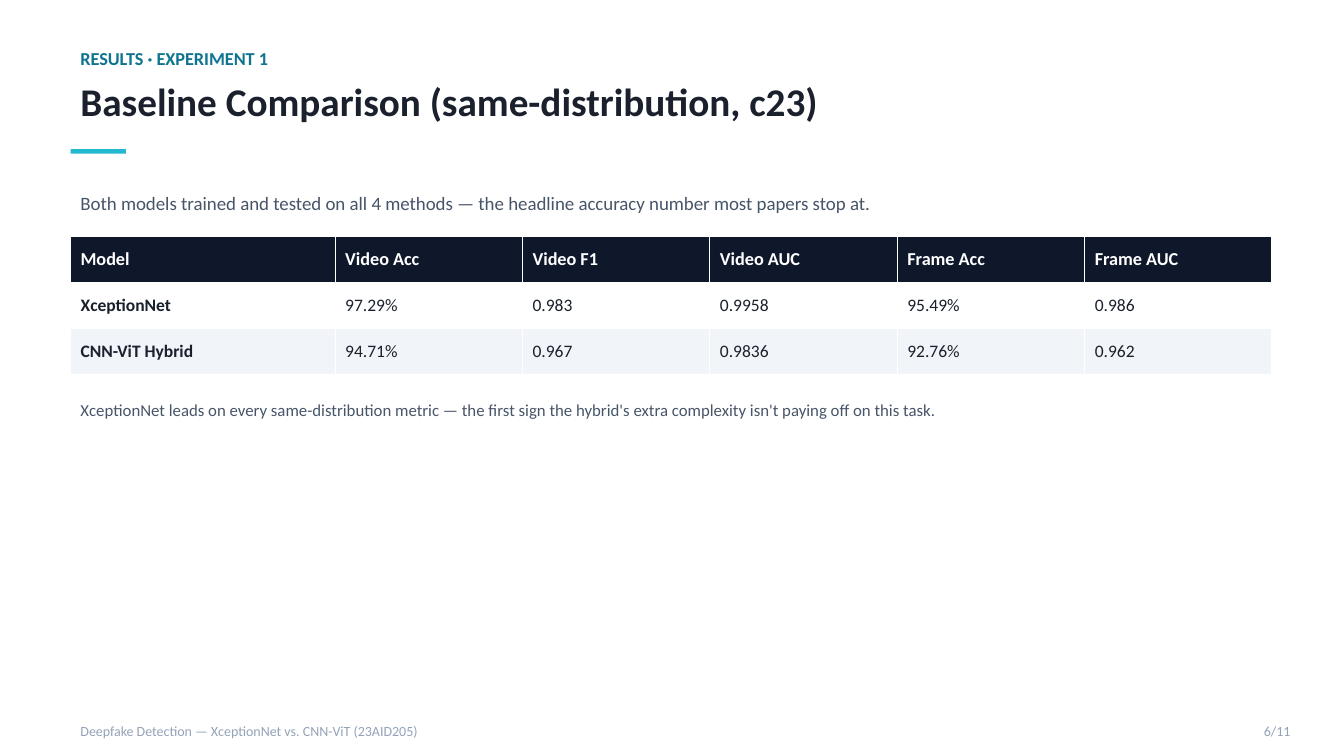
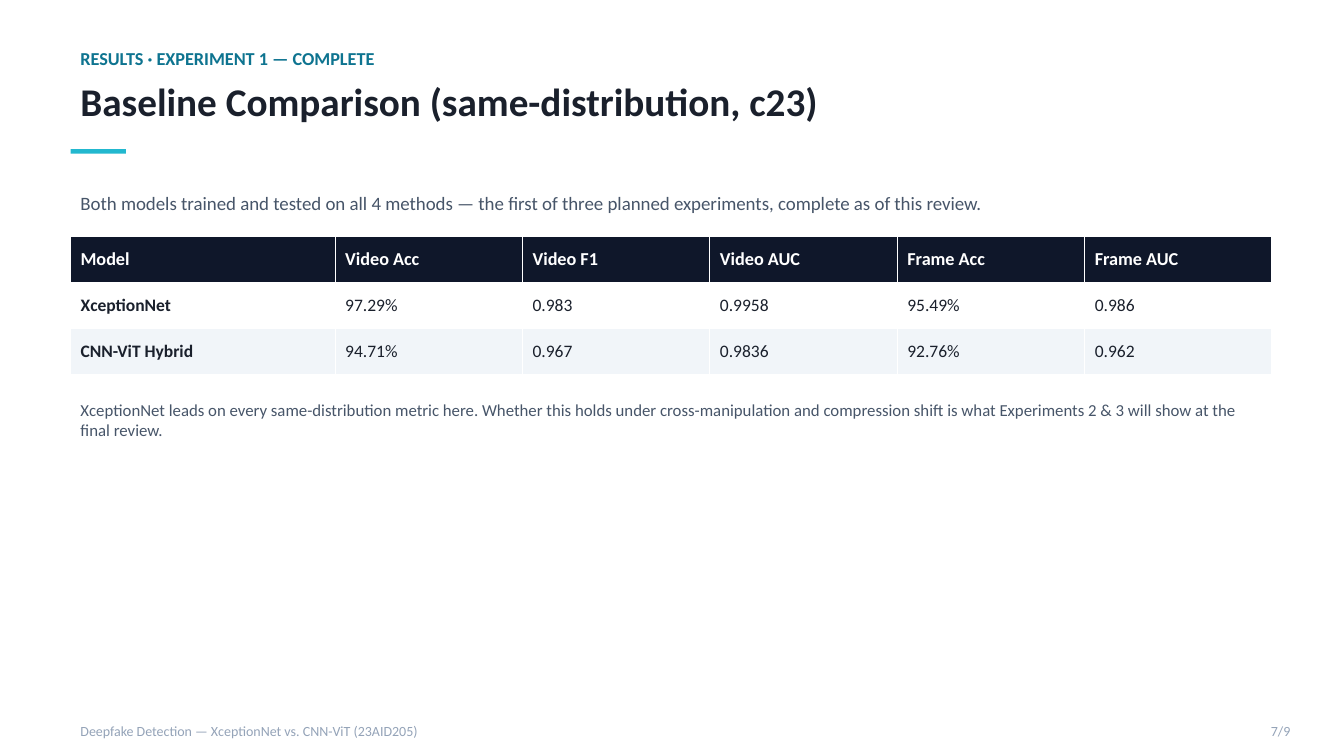
Before and after one commit to DUNE-ODYSSEY/deepfake-detection, a slide deck: slide 7 of docs/mid_review_update.pptx (slide 6 before the commit). Drawn at 1344x756 pixels with LibreOffice and Linux fonts; fonts in the diff are those of the drawing. Boxes give left, top, right and bottom in pixels: in the first picture for what was removed or moved away, otherwise in the second. Text is boxed around its words. In the diff, an @@ line names an element or a change of style, - is before the commit and + after.

```diff
--- a/docs/mid_review_update.pptx
+++ b/docs/mid_review_update.pptx
@@ text at bbox=[80, 53, 375, 65]: text changed @@
-RESULTS · EXPERIMENT 1
+RESULTS · EXPERIMENT 1 — COMPLETE
@@ text at bbox=[80, 197, 982, 213]: text changed @@
-Both models trained and tested on all 4 methods — the headline accuracy number most papers stop at.
+Both models trained and tested on all 4 methods — the first of three planned experiments, complete as of this review.
@@ text at bbox=[80, 404, 1235, 436]: text changed @@
-XceptionNet leads on every same-distribution metric — the first sign the hybrid's extra complexity isn't paying off on this task.
+XceptionNet leads on every same-distribution metric here. Whether this holds under cross-manipulation and compression shift is what Experiments 2 & 3 will show at the final review.
@@ text at bbox=[1271, 726, 1291, 737]: text changed @@
-6/11
+7/9
```
Also in this commit, not shown: 6 other slides changed, 2 slides added, 4 slides removed, 4 other files.
